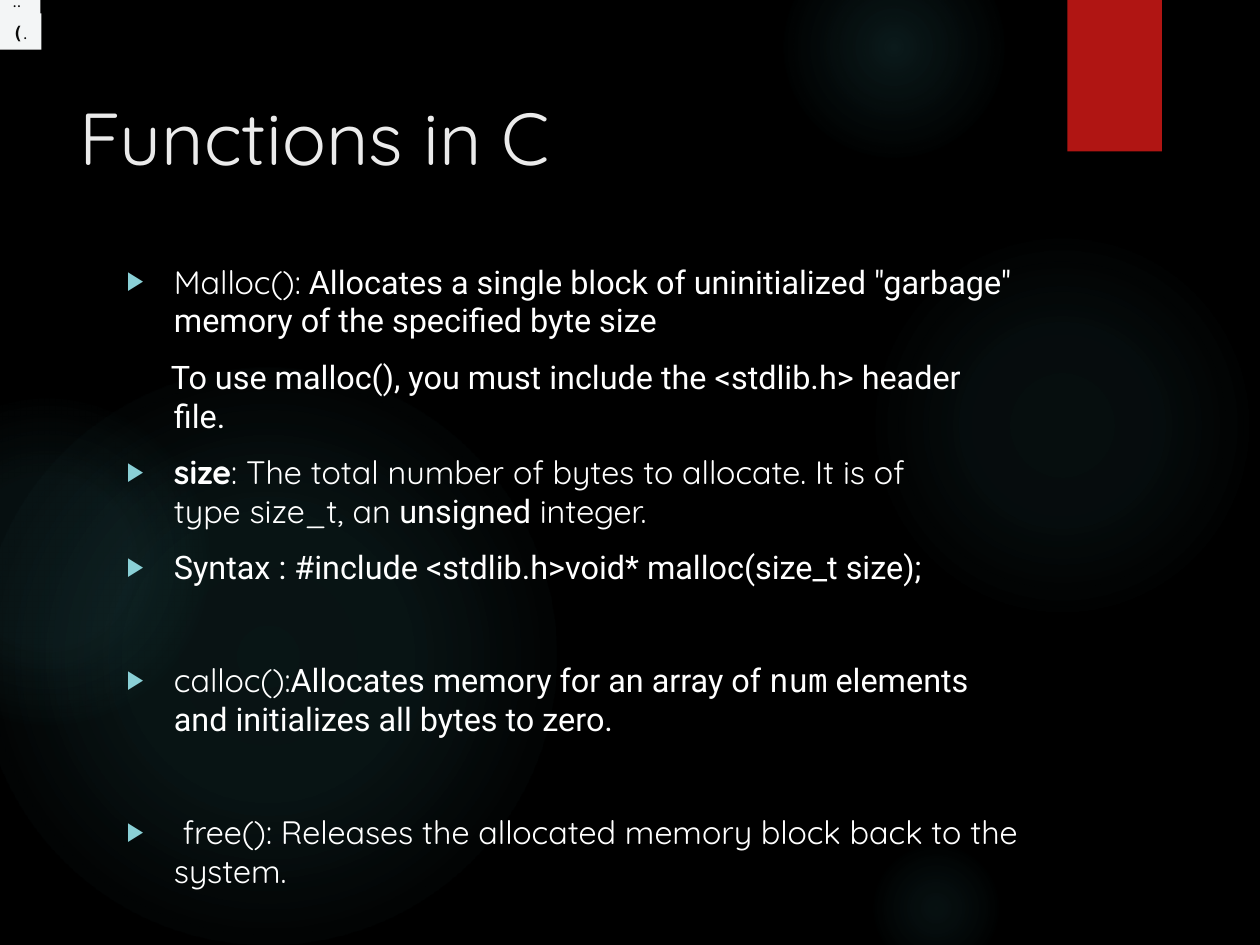
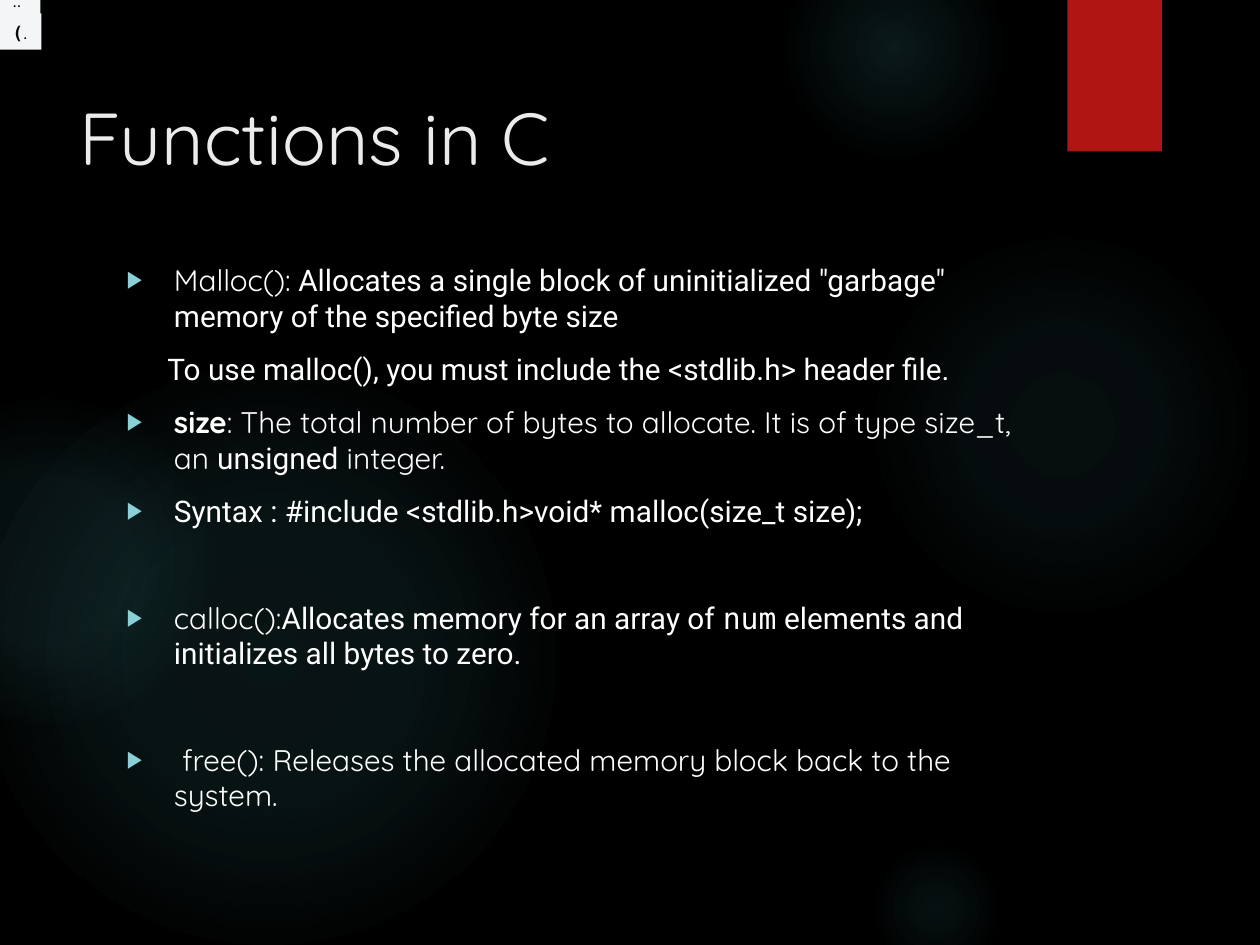
Before and after one commit to vaibavv360-create/-Powerpoint-Presentation, a slide deck: slide 7 of W1.pptx. Drawn at 1260x945 pixels with LibreOffice and Linux fonts; fonts in the diff are those of the drawing; background and template pictures are left out. Boxes give left, top, right and bottom in pixels: in the first picture for what was removed or moved away, otherwise in the second. Text is boxed around its words. In the diff, an @@ line names an element or a change of style, - is before the commit and + after.

```diff
--- a/W1.pptx
+++ b/W1.pptx
@@ text "Malloc(): Allocates a single block ..." at <box>167,268,1011,812</box>: size 18.5 to 17 pt @@
```
Also in this commit, not shown: 3 other slides changed.
